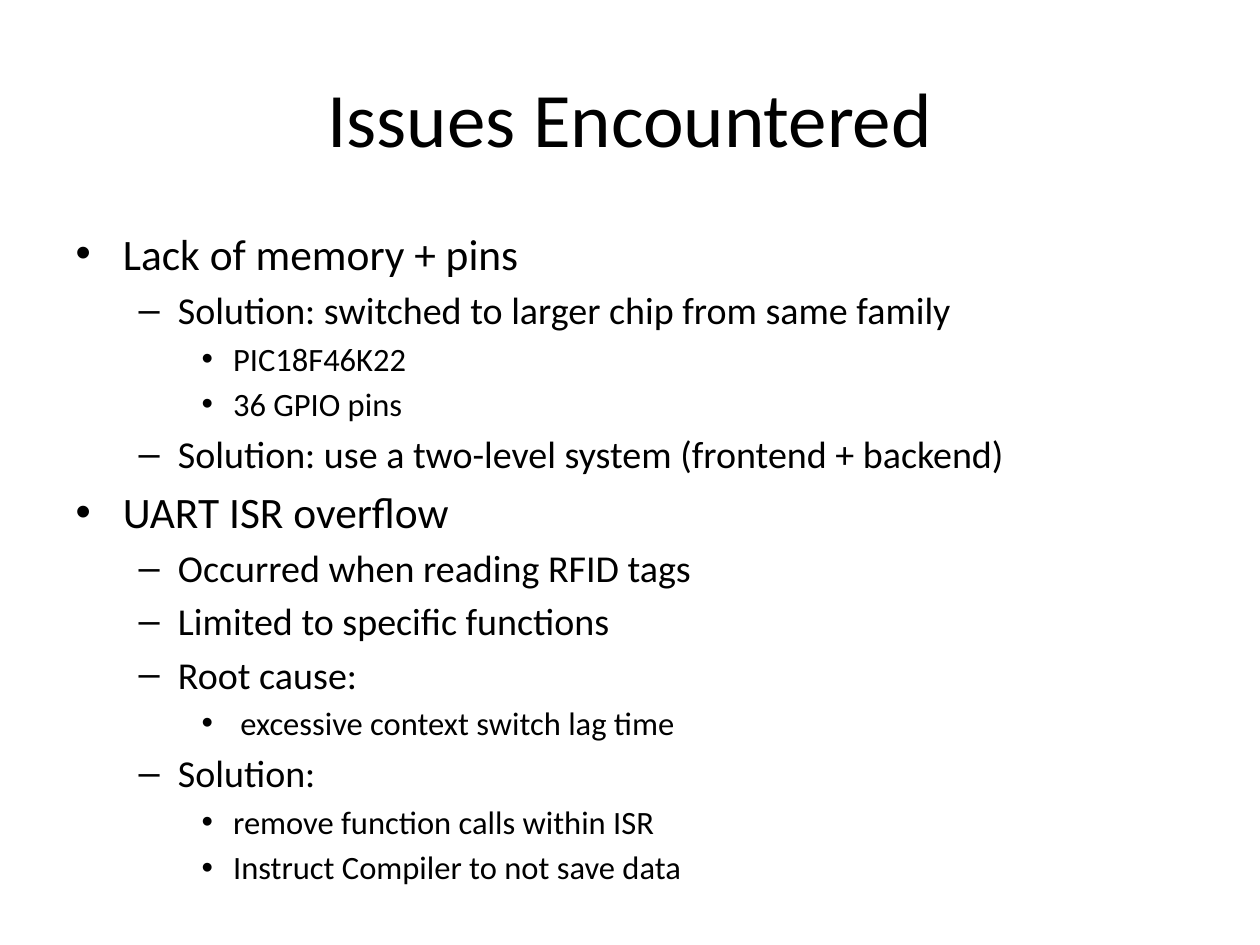
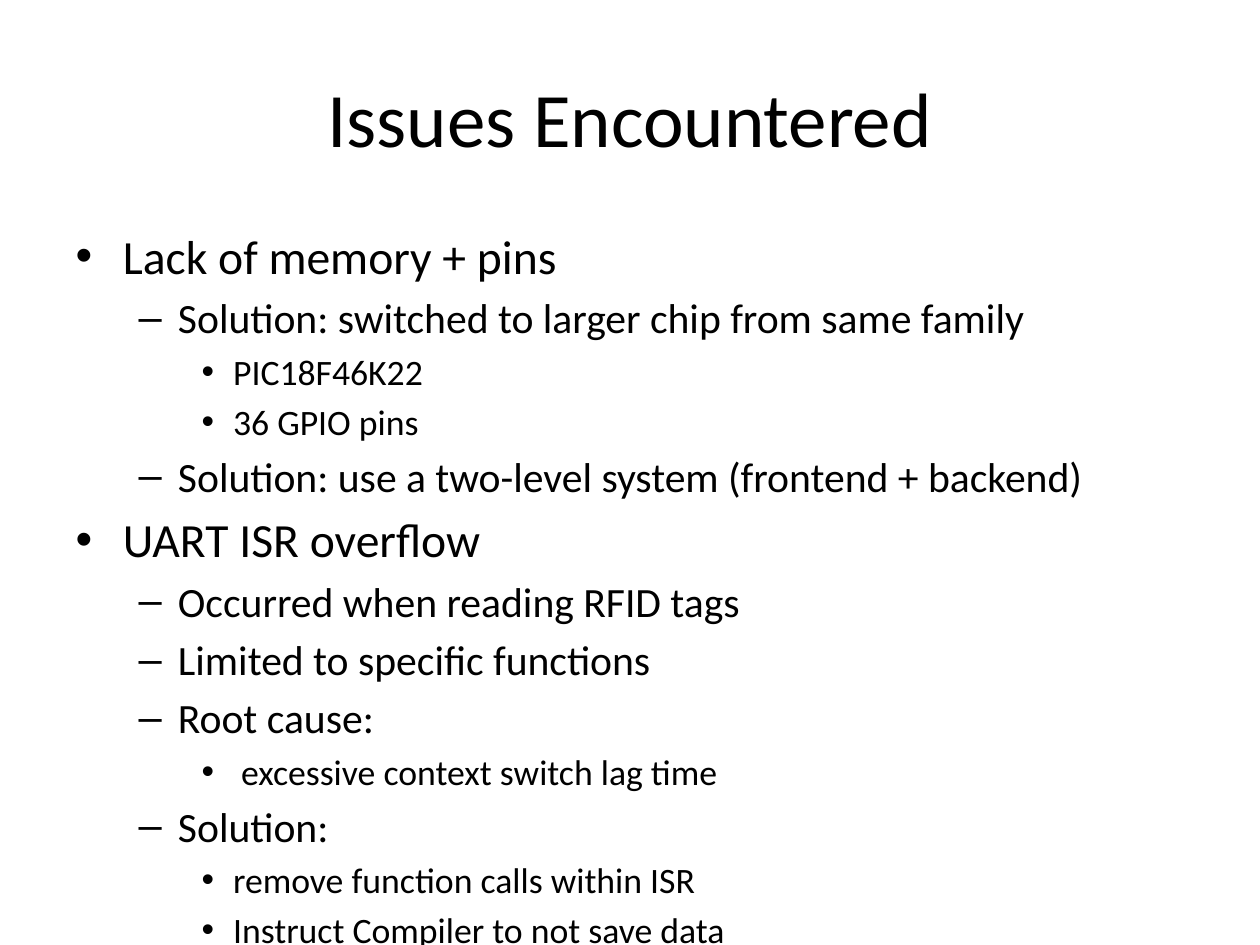
Before and after one commit to horsetailfiddlehead/ee478, a slide deck: slide 10 of Final Project/Documentation/Kaiba_Corp_Presentation.pptx (slide 12 before the commit). Drawn at 1260x945 pixels with LibreOffice and Linux fonts; fonts in the diff are those of the drawing. Boxes give left, top, right and bottom in pixels: in the first picture for what was removed or moved away, otherwise in the second. Text is boxed around its words. In the diff, an @@ line names an element or a change of style, - is before the commit and + after.

```diff
--- a/Final Project/Documentation/Kaiba_Corp_Presentation.pptx
+++ b/Final Project/Documentation/Kaiba_Corp_Presentation.pptx
@@ text "Lack of memory + pins" at bbox=[123, 241, 1082, 945]: size 24.8 to 27.2 pt in "Lack of memory + pins", "UART ISR overflow"; size 21.7 to 23.8 pt in "Solution: switched to larger chip from same ...", "Solution: use a two-level system (frontend + ...", "Occurred when reading RFID tags", "Limited to specific functions" and 2 more places; size 18.6 to 20.4 pt in "PIC18F46K22", "36 GPIO pins", "excessive context switch lag time", "remove function calls within ISR" and 1 more places @@
```
Also in this commit, not shown: 8 other slides changed, 2 slides removed.
